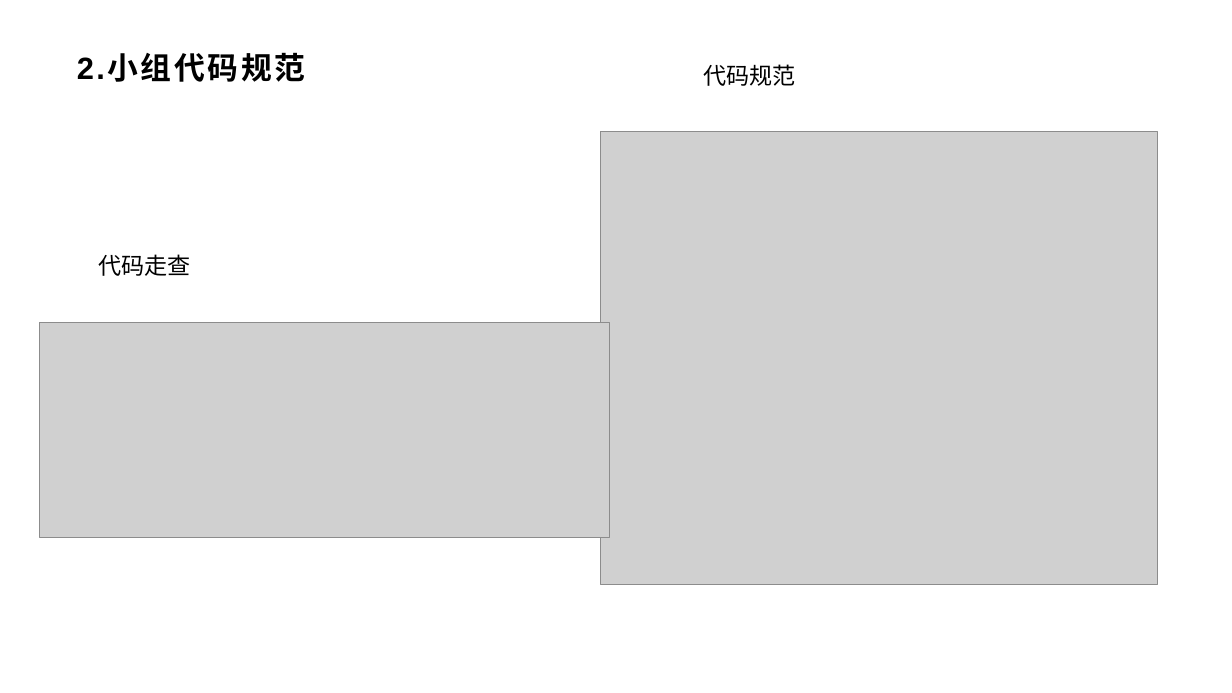
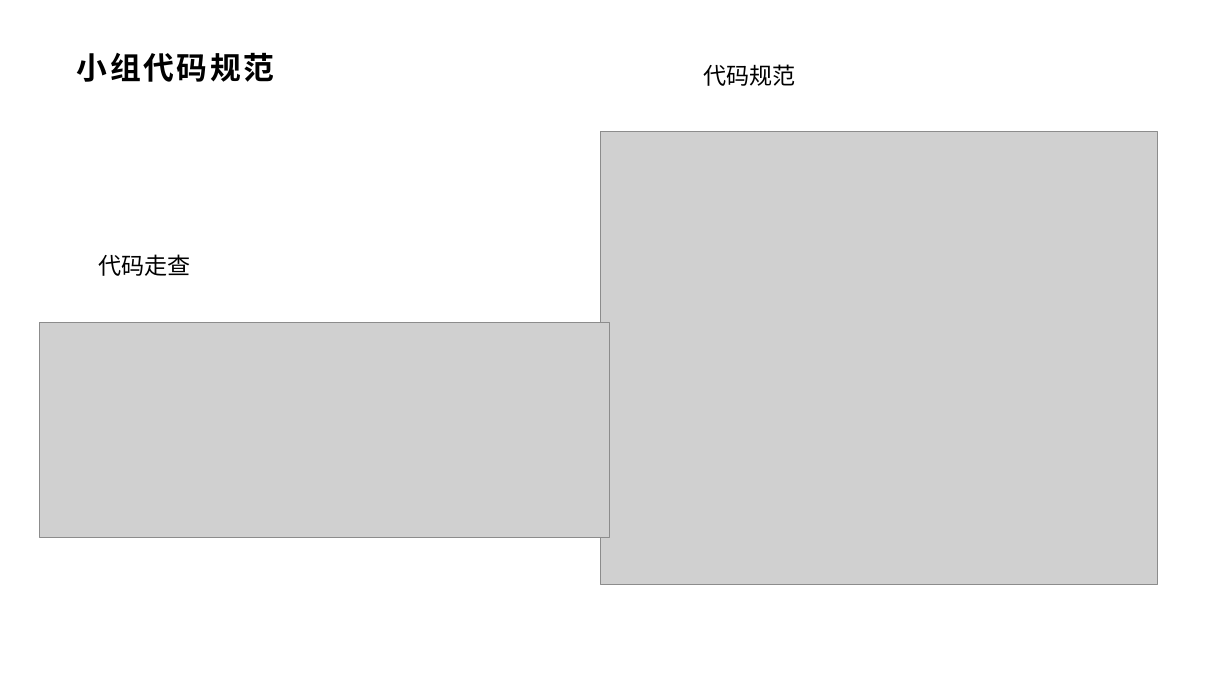
Before and after one commit to xlisses/ruang, a slide deck: slide 4 of 9.final/实现评审.pptx. Drawn at 1232x693 pixels with LibreOffice and Linux fonts; fonts in the diff are those of the drawing; grey boxes stand for pictures; background and template pictures are left out. Boxes give left, top, right and bottom in pixels: in the first picture for what was removed or moved away, otherwise in the second. Text is boxed around its words. In the diff, an @@ line names an element or a change of style, - is before the commit and + after.

```diff
--- a/9.final/实现评审.pptx
+++ b/9.final/实现评审.pptx
@@ title at (77, 52, 275, 82): text changed @@
-2.小组代码规范
+小组代码规范
```
Also in this commit, not shown: 14 other slides changed, 1 slide added, 2 slides removed.
